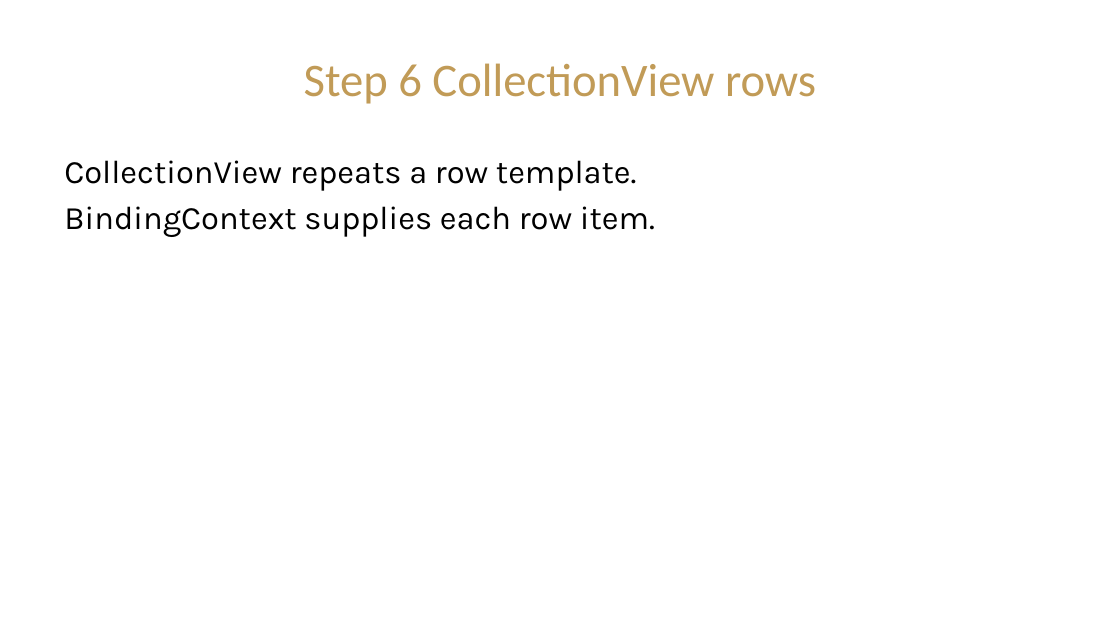
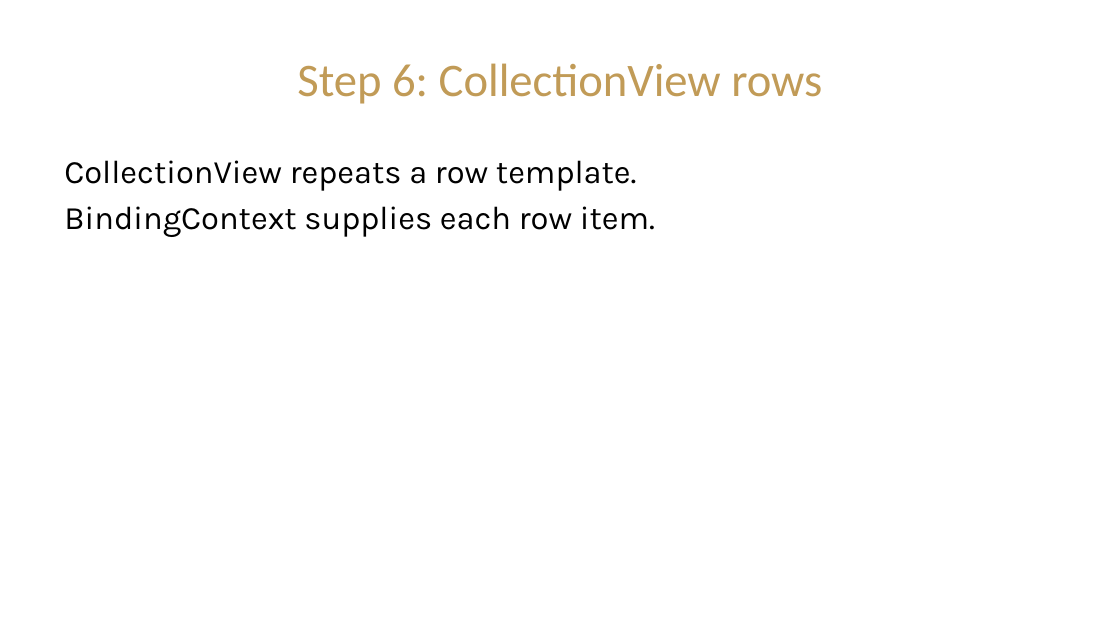
Before and after one commit to CIST-2220-Fall-2026/ProjectCostEstimator-RJG, a slide deck: slide 7 of Presentations/Module_2_Bill_of_Materials_Presentation.pptx (slide 5 before the commit). Drawn at 1120x630 pixels with LibreOffice and Linux fonts; fonts in the diff are those of the drawing; background and template pictures are left out. Boxes give left, top, right and bottom in pixels: in the first picture for what was removed or moved away, otherwise in the second. Text is boxed around its words. In the diff, an @@ line names an element or a change of style, - is before the commit and + after.

```diff
--- a/Presentations/Module_2_Bill_of_Materials_Presentation.pptx
+++ b/Presentations/Module_2_Bill_of_Materials_Presentation.pptx
@@ title at box(297, 63, 822, 104): text changed @@
-Step 6 CollectionView rows
+Step 6: CollectionView rows
```
Also in this commit, not shown: 12 other slides changed, 4 slides added, 1 slide removed, 11 other files.
